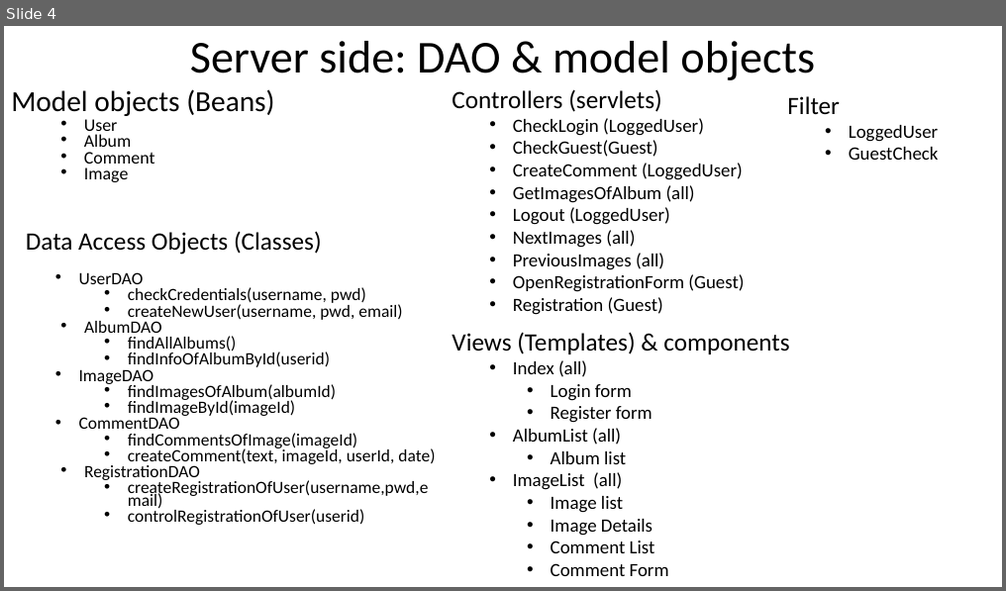
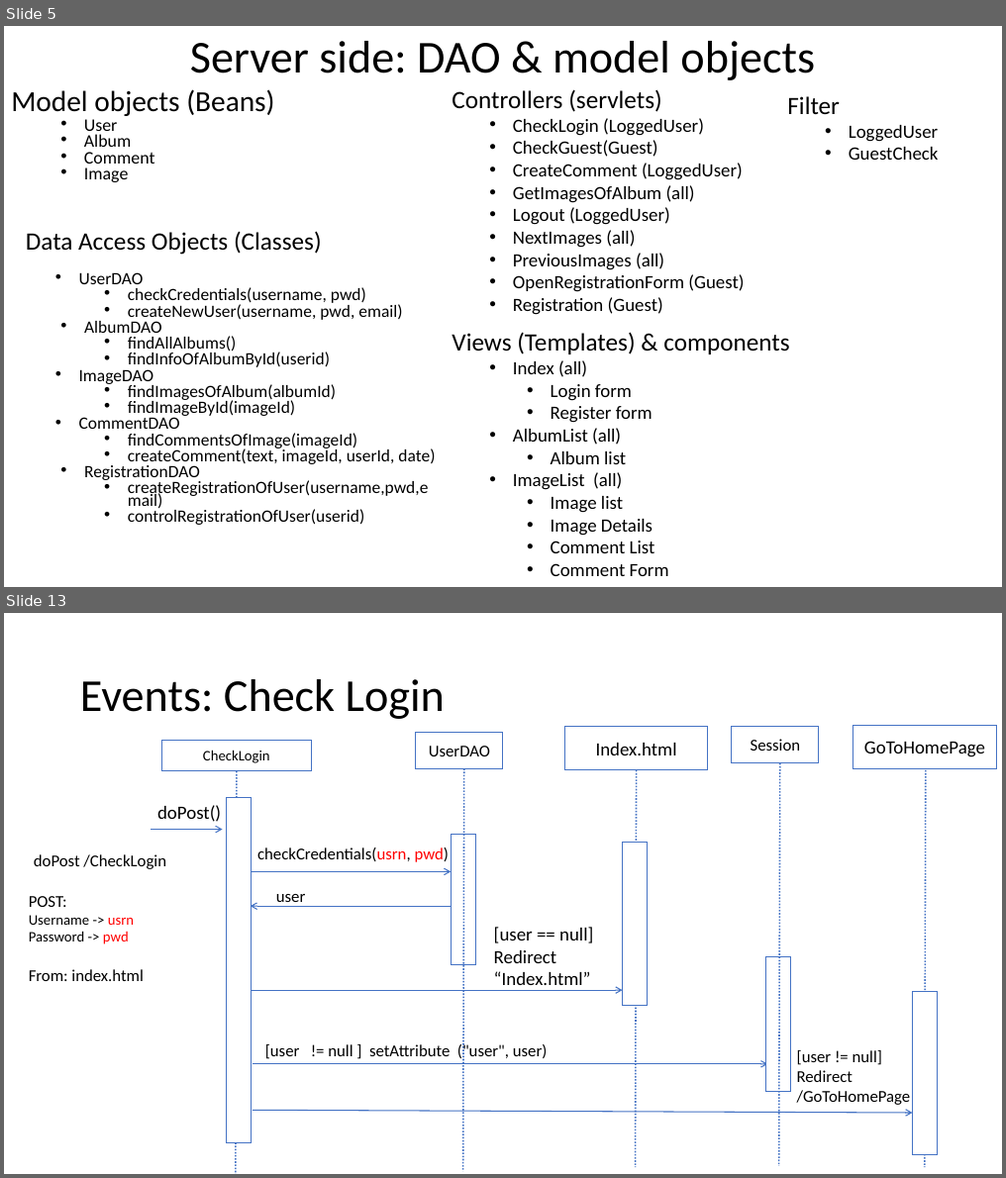
Before and after one commit to Giulsmoon/TecnologiePerIlWeb_Project1, a slide deck: Presentazioni Powerpoint/Progetto1_versione_PURE_HTML.pptx. Shown one above the other, each under a label of ours: slide 4 before the commit, slides 5 and 13 after it; the slides between them are not shown. The pictures are 1006x591 and 1006x1178 pixels, drawn with LibreOffice and Linux fonts; fonts in the diff are those of the drawing. Boxes give left, top, right and bottom in pixels: in the first picture for what was removed or moved away, otherwise in the second. Text is boxed around its words. In the diff, an @@ line names an element or a change of style, - is before the commit and + after.

Commit message:
piccole modifiche al pure html e power point

```diff
--- a/Presentazioni Powerpoint/Progetto1_versione_PURE_HTML.pptx
+++ b/Presentazioni Powerpoint/Progetto1_versione_PURE_HTML.pptx
@@ slide 13 added at (4, 613, 1002, 1174), background #FFFFFF @@
@@ title added at (80, 679, 445, 719), 44 pt, text #000000 @@
+Events: Check Login
@@ rectangle added at (564, 727, 708, 770), fill #FFFFFF, outline #4472C4 1 pt, 18 pt, text #000000 @@
+Index.html
@@ rectangle added at (732, 727, 819, 763), fill #FFFFFF, outline #4472C4 1 pt, 16 pt, text #000000 @@
+Session
@@ rectangle added at (853, 725, 996, 768), fill #FFFFFF, outline #4472C4 1 pt, 18 pt, text #000000 @@
+GoToHomePage
@@ rectangle added at (162, 741, 312, 771), fill #FFFFFF, outline #4472C4 1 pt, 14 pt, text #000000 @@
+CheckLogin
@@ rectangle added at (416, 732, 503, 768), fill #FFFFFF, outline #4472C4 1 pt, 16 pt, text #000000 @@
+UserDAO
@@ line added from (237, 771) to (236, 1174), #4472C4 1.5 pt dashed @@
@@ line added from (464, 768) to (463, 1172), #4472C4 1.5 pt dashed @@
@@ line added from (637, 770) to (635, 1167), #4472C4 1.5 pt dashed @@
@@ line added from (780, 763) to (779, 1166), #4472C4 1.5 pt dashed @@
@@ line added from (926, 770) to (925, 1167), #4472C4 1.5 pt dashed @@
@@ text added at (157, 805, 221, 822), 18 pt, text #000000 @@
+doPost()
@@ rectangle added at (227, 798, 252, 1143), fill #FFFFFF, outline #4472C4 1 pt @@
@@ arrow added from (151, 830) to (223, 830), #4472C4 1 pt @@
@@ text added at (257, 848, 449, 862), 16 pt, text #000000 @@
+checkCredentials(usrn, pwd)
@@ rectangle added at (450, 835, 475, 965), fill #FFFFFF, outline #4472C4 1 pt @@
@@ rectangle added at (623, 842, 648, 1005), fill #FFFFFF, outline #4472C4 1 pt @@
@@ text added at (34, 855, 166, 869), 16 pt, text #000000 @@
+doPost /CheckLogin
@@ arrow added from (251, 872) to (450, 872), #4472C4 1 pt @@
@@ text added at (29, 896, 143, 981), 14 pt, text #000000 @@
+POST:
+Username -> usrn
+Password -> pwd
+From: index.html
@@ arrow added from (450, 906) to (251, 906), #4472C4 1 pt @@
@@ text added at (276, 894, 306, 902), 16 pt, text #000000 @@
+user
@@ text added at (494, 927, 593, 991), 18 pt, text #000000 @@
+[user == null]
+Redirect
+“Index.html”
@@ rectangle added at (766, 957, 791, 1091), fill #FFFFFF, outline #4472C4 1 pt @@
@@ arrow added from (252, 990) to (623, 990), #4472C4 1 pt @@
@@ rectangle added at (913, 992, 938, 1155), fill #FFFFFF, outline #4472C4 1 pt @@
@@ text added at (265, 1044, 548, 1060), 16 pt, text #000000 @@
+[user != null ] setAttribute ("user", user)
@@ text added at (797, 1051, 911, 1105), 16 pt, text #000000 @@
+[user != null]
+Redirect
+/GoToHomePage
@@ arrow added from (252, 1064) to (767, 1064), #4472C4 1 pt @@
@@ arrow added from (252, 1110) to (913, 1113), #4472C4 1 pt @@
@@ what was slide 4 is now slide 5 @@
```
Also in this commit, not shown: 2 slides changed, 11 other slides added, 3 other files.
